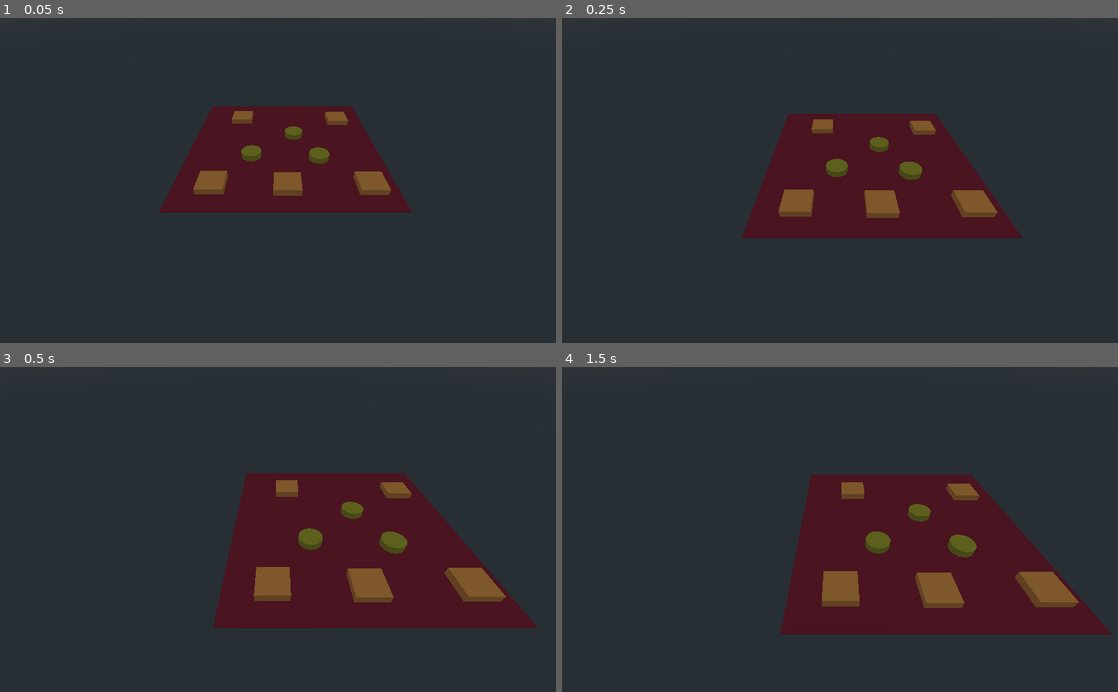
Above: before the commit, frames 1-4 (two rows, left to right).
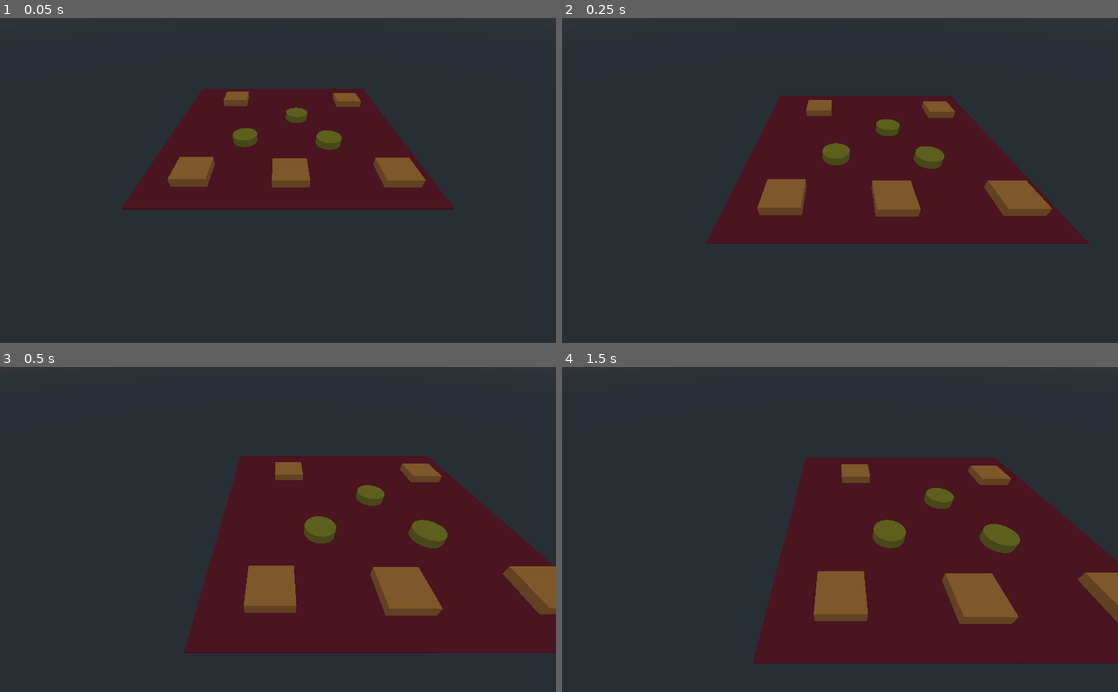
Above: after the commit, the same moments.

Repository: Ellord207/GodotShenanigans
Game: Godot game, scene res://World/TestWorld.tscn
Same seed, same stepped clock (60 frames per second), same inputs: the game is played once before the commit and once after it.
Inputs (mouse positions are in pixels of both pictures, inside the frame that each line leads up to):
- Up to frame 1 (0.05 s): no input
- Up to frame 2 (0.25 s): no input
- Up to frame 3 (0.5 s): no input
- Up to frame 4 (1.5 s): move the mouse to (962, 513) at 0.52 s; hold Right mouse button (alt_command) 0.53-1.28 s; tap Enter at 1.25 s; move the mouse to (728, 545) at 1.27 s; click (728, 545) at 1.35 s

The runs differ from the first frame. In frame 1, 9.0% of the frame differs, in the area x 21-82%, y 21-60%; in frame 2, 12%; in frame 3, 18%; in frame 4, 19%, in the area x 34-100%, y 27-92%.

Commit message:
camera branched to scene

Diff:
--- /dev/null
+++ b/World/CamControl.tscn
@@ -0,0 +1,18 @@
+[gd_scene load_steps=3 format=2]
+
+[ext_resource path="res://World/CamControl.gd" type="Script" id=1]
+[ext_resource path="res://World/SelectionBox.gd" type="Script" id=2]
+
+[node name="CamControl" type="Spatial"]
+script = ExtResource( 1 )
+
+[node name="Camera" type="Camera" parent="."]
+transform = Transform( 1, 0, 0, 0, 0.75253, 0.658558, 0, -0.658558, 0.75253, 0, 26.2185, 49.9694 )
+
+[node name="SelectionBox" type="Control" parent="."]
+margin_right = 40.0
+margin_bottom = 40.0
+script = ExtResource( 2 )
+__meta__ = {
+"_edit_use_anchors_": false
+}
--- a/World/TestWorld.tscn
+++ b/World/TestWorld.tscn
@@ -1,6 +1,6 @@
 [gd_scene load_steps=19 format=2]
 
-[ext_resource path="res://World/CamControl.gd" type="Script" id=1]
+[ext_resource path="res://World/CamControl.tscn" type="PackedScene" id=1]
 [ext_resource path="res://World/SelectionBox.gd" type="Script" id=2]
 
 [sub_resource type="NavigationMesh" id=1]
@@ -55,20 +55,9 @@
 data = PoolVector3Array( 0, 0.75, 2.5, 0.245, 0.75, 2.488, 0, 0.45, 2.5, 0.245, 0.75, 2.488, 0.245, 0.45, 2.488, 0, 0.4 …(50398 unchanged characters)…
 
 [node name="TestWorld" type="Spatial"]
+script = ExtResource( 2 )
 
-[node name="CamControl" type="Spatial" parent="."]
-script = ExtResource( 1 )
-
-[node name="Camera" type="Camera" parent="CamControl"]
-transform = Transform( 1, 0, 0, 0, 0.75253, 0.658558, 0, -0.658558, 0.75253, 0, 35, 57 )
-
-[node name="SelectionBox" type="Control" parent="CamControl"]
-margin_right = 40.0
-margin_bottom = 40.0
-script = ExtResource( 2 )
-__meta__ = {
-"_edit_use_anchors_": false
-}
+[node name="CamControl" parent="." instance=ExtResource( 1 )]
 
 [node name="Navigation" type="Navigation" parent="."]
 
